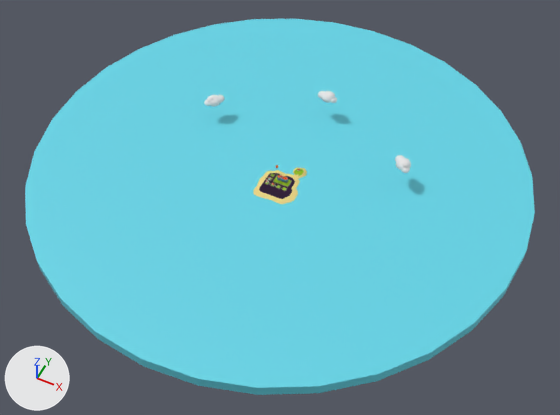
One commit to the glTF model public/3d/modelo-osoco.glb: the scene before it, then after it.
Before and after are seen from a 50 mm camera at (376.0, -752.0, 885.0) aimed at (15.0, -29.0, -19.0). The lights are fixed; the arrows at lower left show +X, +Y and +Z. Where no turn or scale is listed for an object, it has been applied to the vertices. Vertices at the same position are counted once.

Before the edit, the objects in view are built like this:
```python
ob_cube_003 = bpy.data.objects.new('Cube.003', me_cube_001)
ob_cube_003.location = (17.0, 26.0, -1.0)
ob_cube_003.rotation_euler = (0.229, 0.0, 0.0)  # degrees (13, 0, 0)
ob_cube_003.scale = (0.142, 0.539, 0.142)
ob_edificio03 = bpy.data.objects.new('edificio03', me_edificio03)
ob_edificio03.location = (-20.0, -6.0, 0.0)
ob_grid = bpy.data.objects.new('Grid', me_grid)
ob_grid.location = (-3.0, -6.0, -1.0)
ob_grid.scale = (33.8, 33.8, 33.8)
ob_icosphere = bpy.data.objects.new('Icosphere', me_icosphere_001)
ob_icosphere.location = (16.0, 38.0, -2.0)
ob_mar = bpy.data.objects.new('mar', me_agua)
ob_mar.location = (-21.0, 42.0, 20.0)
ob_nube = bpy.data.objects.new('nube', me_cube_002)
ob_nube.location = (-11.0, 181.0, 41.0)
ob_nube_001 = bpy.data.objects.new('nube.001', me_cube_003)
ob_nube_001.location = (-163.0, 102.0, 35.0)
ob_nube_002 = bpy.data.objects.new('nube.002', me_cube_005)
ob_nube_002.location = (160.0, 95.0, 41.0)
```
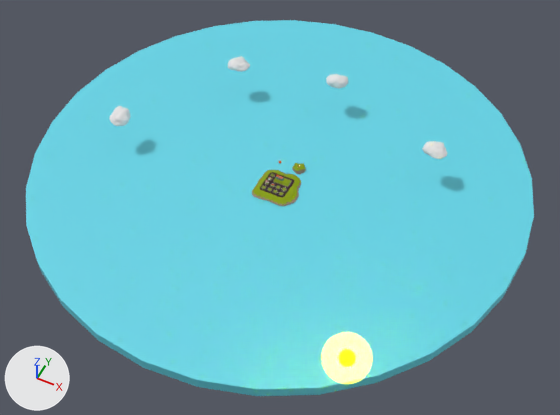
Where the change shows, as pixel boxes [x1, y1, x2, y2] in the pictures (560 x 415 px):
'mar', moved
    before: [25, 19, 535, 395]
    after: [26, 20, 534, 396]
'sol.001', added
    after: [321, 332, 372, 384]
'Grid', recoloured, reshaped, moved, rescaled (yellow to green)
    before: [253, 170, 300, 204]
    after: [252, 170, 301, 206]
'nube.006', added
    after: [422, 141, 448, 159]
'nube.004', added
    after: [109, 106, 131, 126]
'Plane.002', added
    after: [260, 172, 294, 197]
'nube.007', added
    after: [326, 74, 348, 89]
'nube.005', added
    after: [228, 56, 250, 72]
'nube.002', deleted
    before: [395, 155, 411, 173]
'nube.001', deleted
    before: [204, 95, 225, 107]
'nube', deleted
    before: [318, 91, 337, 103]
'Grid.001', added
    after: [292, 163, 306, 174]
'Icosphere', deleted
    before: [293, 167, 307, 178]
'Cube.003', recoloured
    both: [294, 174, 300, 179]
'acera.006', added
    after: [261, 185, 267, 189]
'acera.008', added
    after: [273, 189, 278, 193]
'acera.009', added
    after: [279, 192, 284, 196]

What changed in the scene script:
```text
Change mat_arena:
    mat_arena.base_color: (0.801, 0.66, 0.229) -> (0.335, 0.259, 0.207)  # yellow #e7d484 -> brown #9d8b7e
Change me_grid:
    used by ob_grid; location = (-3.0, -6.0, -1.0); scale = (33.8, 33.8, 33.8)
    remove me_grid.from_pydata(...)  # 102 vertices, 200 faces; spans x -1.0..1.16, y -0.96..1.11, z -0.05..0.02
    add me_grid.from_pydata(...)  # 744 vertices, 1484 faces; spans x -0.89..1.06, y -0.88..1.02, z -0.17..0.02
    me_grid part 1: 102 vertices removed from x -1.0..1.16, y -0.96..1.11, z -0.05..0.02; 744 vertices added at x -0.89..1.06, y -0.88..1.02, z -0.17..0.02
    remove me_grid.materials.append(mat_asfalto)  # dark purple #26072e
    add me_grid.materials.append(mat_cesped)  # green #8fb612
Remove ob_icosphere:
    ob_icosphere = bpy.data.objects.new('Icosphere', me_icosphere_001)
Change ob_grid:
    ob_grid.location: (-3.0, -6.0, -1.0) -> (-3.0, -5.0, -1.0)
    ob_grid.scale: (33.8, 33.8, 33.8) -> (37.1, 37.1, 37.1)
Change ob_mar:
    ob_mar.location: (-21.0, 42.0, 20.0) -> (-21.0, 42.0, 16.0)
Change ob_cube_003:
    ob_cube_003: bpy.data.objects.new('Cube.003', me_cube_001) -> bpy.data.objects.new('Cube.003', me_cube_004)
Remove ob_nube:
    ob_nube = bpy.data.objects.new('nube', me_cube_002)
Remove ob_nube_001:
    ob_nube_001 = bpy.data.objects.new('nube.001', me_cube_003)
Remove ob_nube_002:
    ob_nube_002 = bpy.data.objects.new('nube.002', me_cube_005)
Change ob_edificio03:
    ob_edificio03.location: (-20.0, -6.0, 0.0) -> (-20.0, -7.0, 0.0)
Add ob_nube_007:
    ob_nube_007 = bpy.data.objects.new('nube.007', me_cube_006)  # 1115 vertices, 2226 faces; spans x -10.8..30.9, y -18.4..18.1, z -19.2..20.6; in mat_faro_blanco (white #e7e7e7)
    ob_nube_007.location = (-4.0, 204.0, 58.0)
    ob_nube_007.rotation_euler = (0.416, 0.0908, 0.525)  # degrees (24, 5.2, 30)
    ob_nube_007.scale = (0.868, 0.868, 0.589)
Add ob_nube_006:
    ob_nube_006 = bpy.data.objects.new('nube.006', me_cube_006)  # 1115 vertices, 2226 faces; spans x -10.8..30.9, y -18.4..18.1, z -19.2..20.6; in mat_faro_blanco (white #e7e7e7)
    ob_nube_006.location = (211.0, 127.0, 59.0)
    ob_nube_006.rotation_euler = (0.416, 0.0908, -2.532)  # degrees (24, 5.2, -145)
    ob_nube_006.scale = (0.868, 0.868, 0.589)
Add ob_nube_005:
    ob_nube_005 = bpy.data.objects.new('nube.005', me_cube_006)  # 1115 vertices, 2226 faces; spans x -10.8..30.9, y -18.4..18.1, z -19.2..20.6; in mat_faro_blanco (white #e7e7e7)
    ob_nube_005.location = (-162.0, 179.0, 58.0)
    ob_nube_005.rotation_euler = (0.416, 0.0908, -2.051)  # degrees (24, 5.2, -118)
    ob_nube_005.scale = (0.868, 0.868, 0.589)
Add ob_nube_004:
    ob_nube_004 = bpy.data.objects.new('nube.004', me_cube_006)  # 1115 vertices, 2226 faces; spans x -10.8..30.9, y -18.4..18.1, z -19.2..20.6; in mat_faro_blanco (white #e7e7e7)
    ob_nube_004.location = (-267.0, -32.0, 53.0)
    ob_nube_004.rotation_euler = (0.608, -0.104, 2.288)  # degrees (35, -6, 131)
    ob_nube_004.scale = (0.868, 0.868, 0.589)
Add ob_cube_015:
    ob_cube_015 = bpy.data.objects.new('Cube.015', me_cube_004)
    ob_cube_015.location = (-19.0, -11.0, 0.0)
    ob_cube_015.rotation_euler = (0.0, 0.0, -1.571)  # degrees (0, 0, -90)
    ob_cube_015.scale = (0.0566, 0.354, 0.0138)
Add ob_cube_013:
    ob_cube_013 = bpy.data.objects.new('Cube.013', me_cube_004)
    ob_cube_013.location = (0.0, -11.0, 0.0)
    ob_cube_013.rotation_euler = (0.0, 0.0, -1.571)  # degrees (0, 0, -90)
    ob_cube_013.scale = (0.0566, 0.354, 0.0138)
Add ob_cube_011:
    ob_cube_011 = bpy.data.objects.new('Cube.011', me_cube_004)
    ob_cube_011.location = (5.0, -17.0, 0.0)
    ob_cube_011.scale = (0.0566, 0.354, 0.0138)
Add ob_acera_009:
    ob_acera_009 = bpy.data.objects.new('acera.009', me_plane_015)
    ob_acera_009.location = (11.0, -17.0, 0.0)
    ob_acera_009.scale = (0.284, 0.284, 0.284)
Add ob_acera_008:
    ob_acera_008 = bpy.data.objects.new('acera.008', me_plane_015)
    ob_acera_008.location = (1.0, -17.0, 0.0)
    ob_acera_008.scale = (0.284, 0.284, 0.284)
Add ob_acera_007:
    ob_acera_007 = bpy.data.objects.new('acera.007', me_plane_012)
    ob_acera_007.location = (-9.0, -17.0, 0.0)
    ob_acera_007.scale = (0.284, 0.284, 0.284)
Add ob_acera_006:
    ob_acera_006 = bpy.data.objects.new('acera.006', me_plane_010)
    ob_acera_006.location = (-19.0, -17.0, 0.0)
    ob_acera_006.scale = (0.284, 0.284, 0.284)
Add ob_plane_002:
    ob_plane_002 = bpy.data.objects.new('Plane.002', me_plane_002)  # 312 vertices, 620 faces; spans x -21.3..21.3, y -21.3..21.3, z 0.0..0.3; in mat_asfalto (dark purple #26072e)
    ob_plane_002.location = (-3.0, -3.0, 0.0)
Add ob_grid_001:
    ob_grid_001 = bpy.data.objects.new('Grid.001', me_grid_001)  # 36 vertices, 68 faces; spans x 7.6..30.0, y 33.5..56.0, z -5.7..3.3; in mat_arena (brown #9d8b7e), mat_cesped (green #8fb612)
    ob_grid_001.location = (-9.0, 3.0, -1.0)
Add ob_sol_001:
    ob_sol_001 = bpy.data.objects.new('sol.001', me_sol_001)  # a UV sphere (32 segments, 16 rings, poles along z) spanning x -29.5..29.5, y -29.5..29.5, z -29.5..29.5; in mat_material_008 (yellow #e7cd00)
    ob_sol_001.location = (235.0, -297.0, 99.0)
```
